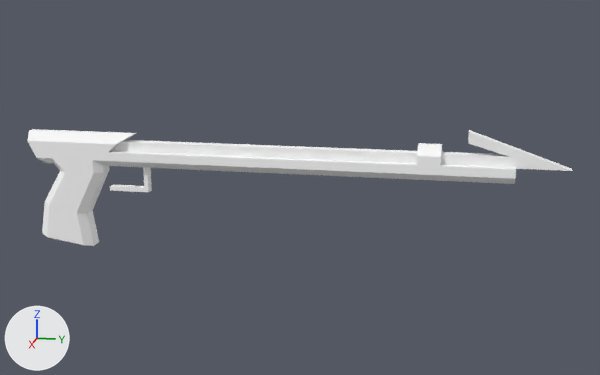
An edit to the glTF model client/src/screens/game/weapons/harpoon.gltf, drawn before and after from the same camera.
Both versions are drawn from a camera (50 mm lens) standing at (2.221, 1.12, 0.738) and looking at (-0.011, 0.674, 0.18). Lighting does not change. The marker at lower left points along +X, +Y and +Z. The older version comes first. Where no turn or scale is listed for an object, it has been applied to the vertices. Vertices at exactly the same position are counted once.

Objects in the first picture: 'Clamp', 'Clamp.001', 'Grip', 'Guard', 'Receiver.001', 'Spear'.
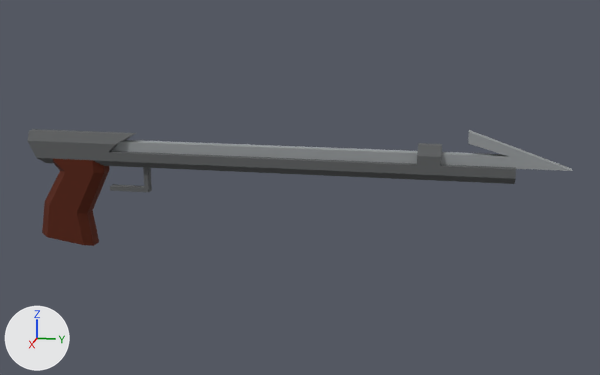
What changed in the scene script:
```text
Add img_image_0:
    img_image_0 = load_image('Image_0', '_unpacked/Image_0', 32, 32, 'sRGB')
Change mat_material_0:
    remove # nodes: BsdfPrincipled, OutputMaterial
    remove # colours: white #ffffff
    nodes: BsdfPrincipled, Math x2, OutputMaterial, TexImage
    uses the picture img_image_0
Change me_mesh_0:
    where me_mesh_0.from_pydata(...)  # 35 vertices, 58 faces; spans x -0.038..0.038, y -0.167..0.044, z -0.083..0.181
    used by ob_grip; location = (0.0, 0.056, 0.062)
    me_mesh_0 part 1: texture (UV) coordinates of 58 of 58 faces, centred in x -0.038..0.038, y -0.162..0.044, z -0.081..0.168, changed; they spanned u 0.0..0.09, v 0.91..1.0 and now span u 0.05..0.46, v 0.47..0.72
Change me_mesh_1:
    where me_mesh_1.from_pydata(...)  # 16 vertices, 28 faces; spans x -0.0125..0.0125, y -0.0562..0.0625, z 0.0..0.075
    remove me_mesh_1.materials.append(mat_material_1)  # white #ffffff
    add me_mesh_1.materials.append(mat_material_0)
Change me_mesh_2:
    where me_mesh_2.from_pydata(...)  # 12 vertices, 20 faces; spans x -0.038..0.038, y -0.3..1.069, z 0.031..0.075
    used by ob_receiver_001; location = (0.0, 0.188, 0.194)
    remove me_mesh_2.materials.append(mat_material_1)  # white #ffffff
    me_mesh_2 part 2: texture (UV) coordinates of 20 of 20 faces, centred in x -0.038..0.037, y -0.296..1.069, z 0.031..0.075, changed; they spanned u 0.0..0.12, v 0.88..1.0 and now span u 0.0..0.84, v 0.57..0.94
    add me_mesh_2.materials.append(mat_material_0)
Change me_mesh_3:
    where me_mesh_3.from_pydata(...)  # 12 vertices, 20 faces; spans x -0.0375..0.0375, y -0.0312..0.0312, z 0.0188..0.0688
    remove me_mesh_3.materials.append(mat_material_1)  # white #ffffff
    add me_mesh_3.materials.append(mat_material_0)
Change me_mesh_4:
    where me_mesh_4.from_pydata(...)  # 12 vertices, 20 faces; spans x -0.038..0.038, y -0.225..0.1, z 0.019..0.069
    used by ob_clamp_001; location = (0.0, 0.094, 0.25)
    remove me_mesh_4.materials.append(mat_material_1)  # white #ffffff
    me_mesh_4 part 3: texture (UV) coordinates of 20 of 20 faces, centred in x -0.038..0.038, y -0.223..0.085, z 0.019..0.069, changed; they spanned u 0.0..0.12, v 0.94..1.0 and now span u 0.01..0.52, v 0.47..1.0
    add me_mesh_4.materials.append(mat_material_0)
Change me_mesh_5:
    where me_mesh_5.from_pydata(...)  # 14 vertices, 24 faces; spans x -0.016..0.016, y -0.625..0.712, z 0.016..0.109
    used by ob_spear; location = (0.0, 0.688, 0.25)
    remove me_mesh_5.materials.append(mat_material_2)  # white #ffffff
    me_mesh_5 part 4: texture (UV) coordinates of 24 of 24 faces, centred in x -0.016..0.016, y -0.625..0.673, z 0.016..0.099, changed; they spanned u 0.0..0.28, v 0.72..1.0 and now span u 0.0..0.68, v 0.03..1.0
    add me_mesh_5.materials.append(mat_material_0)
```

Changed parts and their boxes (x1, y1, x2, y2) in the pictures (600 x 375 px):
'Receiver.001', surface changed, recoloured (white to grey): (32, 149, 516, 184) in both
'Spear', surface changed, recoloured (white to grey): (112, 130, 573, 171) in both
'Grip', surface changed (white to brown): (42, 159, 109, 246) in both
'Clamp.001', surface changed, recoloured (white to grey): (27, 129, 136, 152) in both
'Clamp', surface changed, recoloured (white to grey): (417, 143, 442, 166) in both
'Guard', surface changed, recoloured (white to grey): (110, 167, 152, 192) in both
